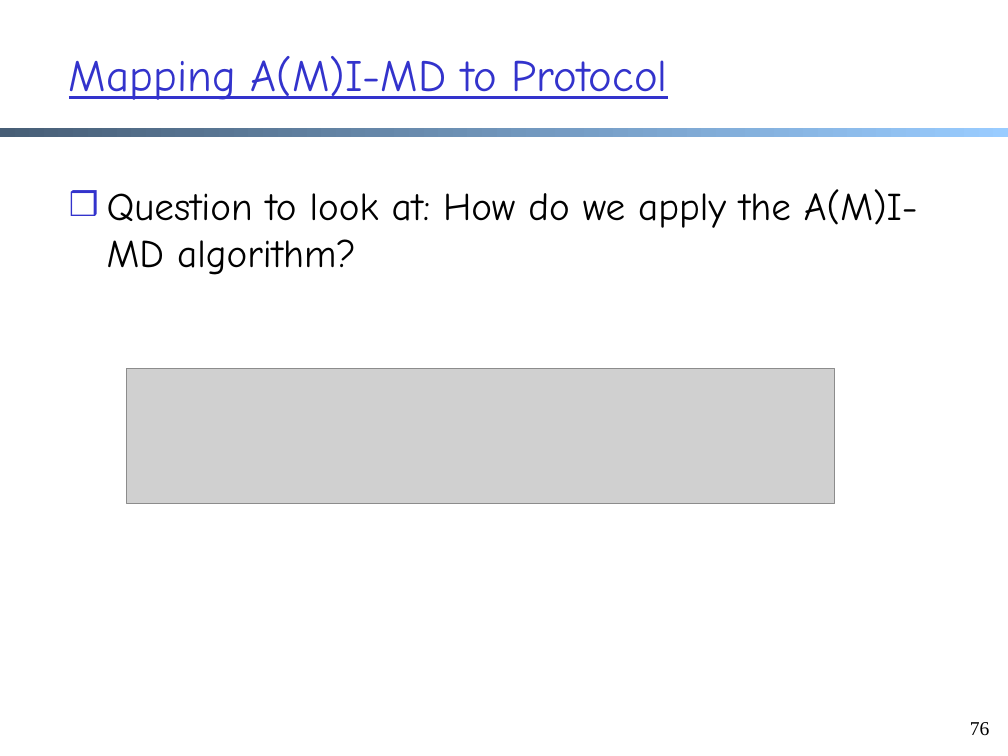
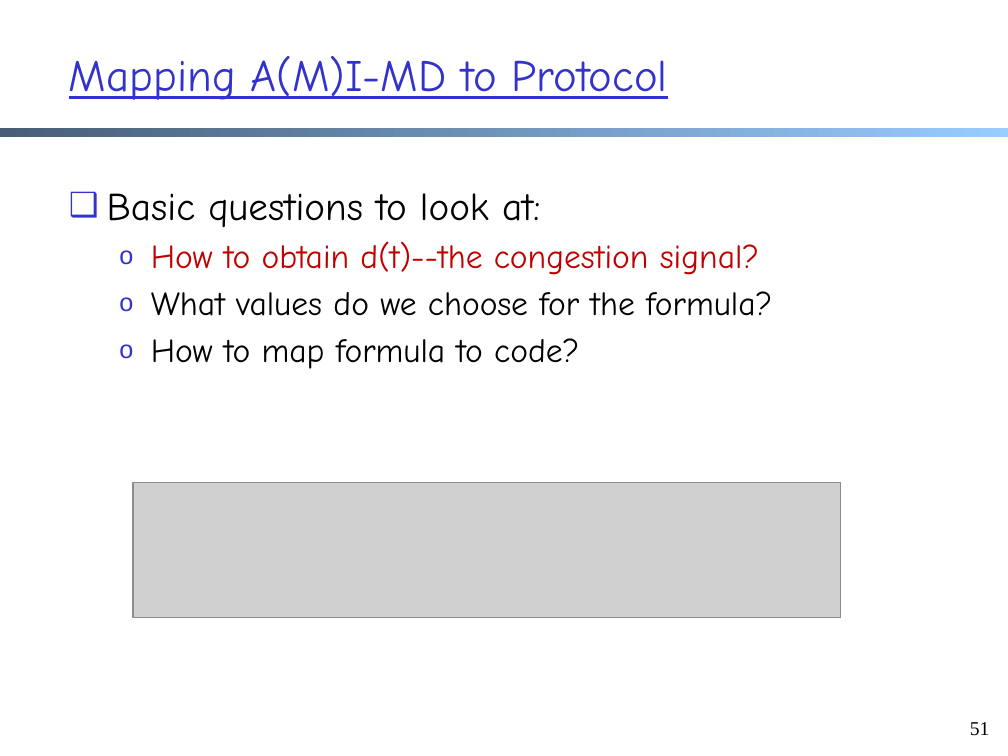
Before and after one commit to xiangq27/xiangq27.github.io, a slide deck: slide 51 of courses/cnns-xmuf21/files/lectures/transport-cc-aimd-reno.pptx (slide 76 before the commit). Drawn at 1008x756 pixels with LibreOffice and Linux fonts; fonts in the diff are those of the drawing; grey boxes stand for pictures. Boxes give left, top, right and bottom in pixels: in the first picture for what was removed or moved away, otherwise in the second. Text is boxed around its words. In the diff, an @@ line names an element or a change of style, - is before the commit and + after.

```diff
--- a/courses/cnns-xmuf21/files/lectures/transport-cc-aimd-reno.pptx
+++ b/courses/cnns-xmuf21/files/lectures/transport-cc-aimd-reno.pptx
@@ text at (107, 193, 772, 369): text changed; size 28 to 24 pt @@
-❒ Question to look at: How do we apply the A(M)I-MD algorithm?
+❑ Basic questions to look at:
+  o How to obtain d(t)--the congestion signal?
+  o What values do we choose for the formula?
+  o How to map formula to code?
@@ picture removed at (127, 368, 835, 503) @@
@@ picture added at (133, 483, 841, 618) @@
@@ page number at (970, 722, 990, 736): text changed @@
-76
+51
```
Also in this commit, not shown: 29 other slides changed, 5 slides added, 30 slides removed, 13 other files.
